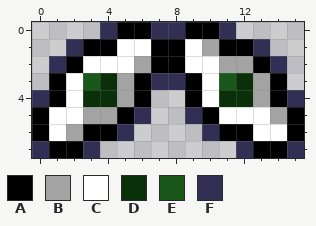
One commit to this pixel-art file: assets/art/art_project_files/frag_bullet.ase. The picture above is the old version.
16x8 pixels, 1 frame.
Palette (. is transparent): A #000000  B #a3a3a3  C #ffffff  D #0a300a  E #19571a  F #332f54
Now the later version:
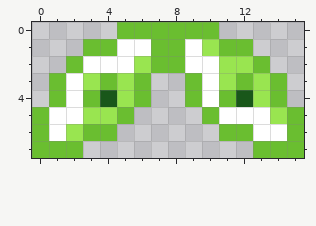
What changed:
colour A: #000000 -> #6abe30
colour B: #a3a3a3 -> #99e550
Changed rows in their new state; - is a pixel that keeps its letter.
first column x 0:
0 ----.--AA--.----
1 --.----------.--
2 -.------------.-
3 ---BA--..--BA---
4 .--AE------AE--.
5 ------.--.------
6 -----.----.-----
7 A--.--------.--A
Changed places in both pictures, as pixel boxes (x1, y1, x2, y2):
changed: (32, 22, 304, 158)
